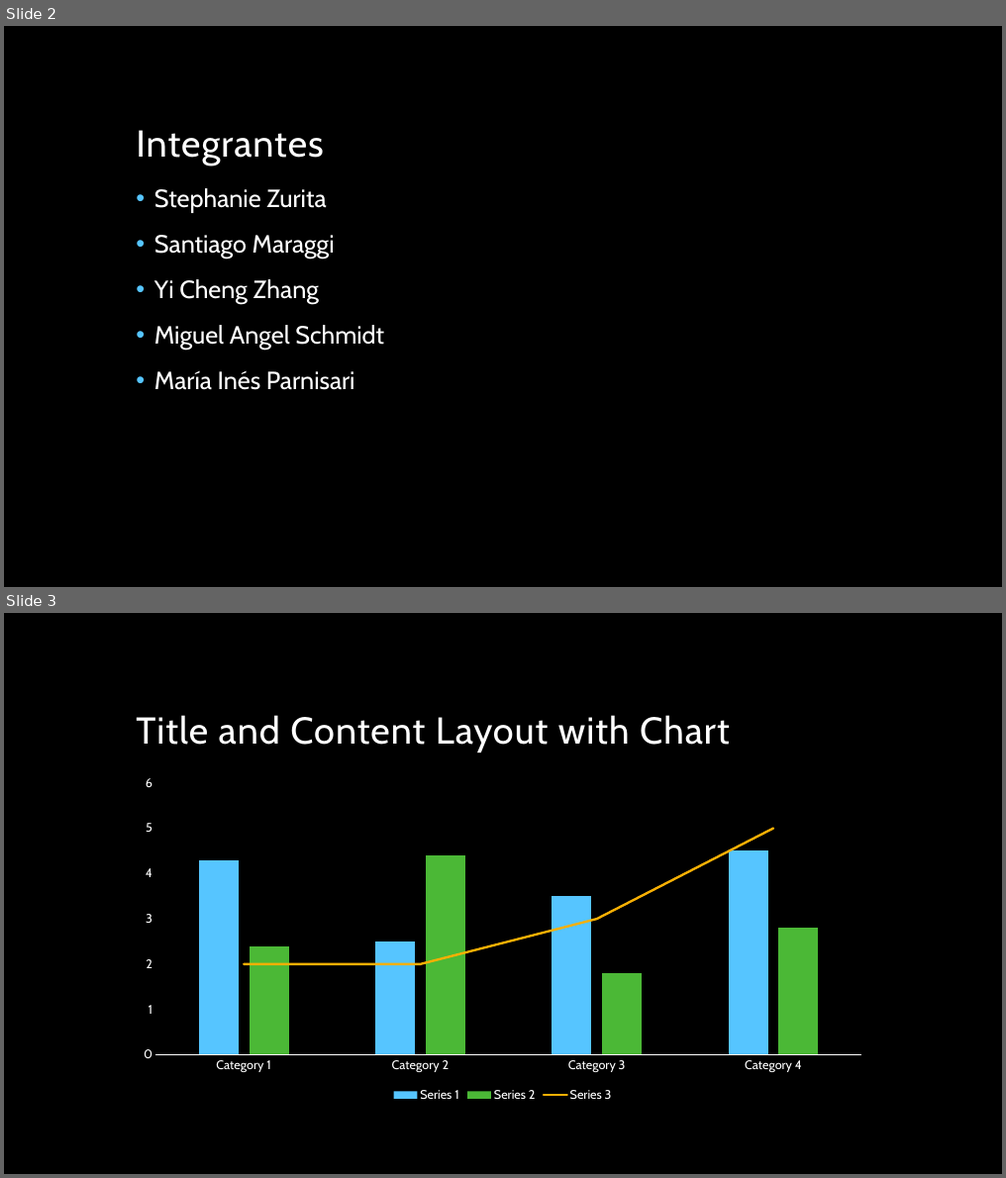
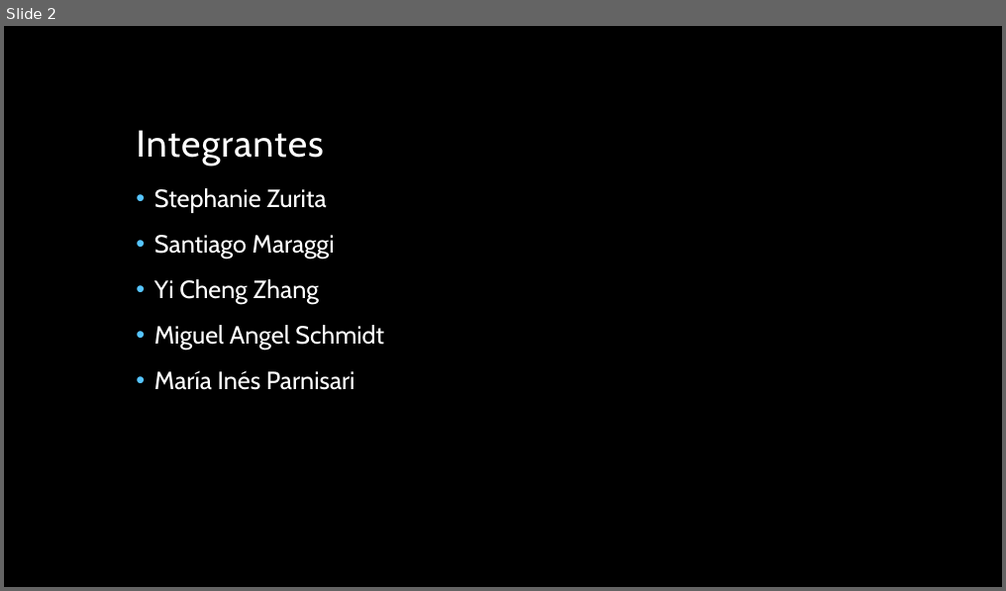
Before and after one commit to miparnisari/implantaciondesistemas, a slide deck: Presentacion/Fuga de Información en los Siglos XIX y.pptx. Shown one above the other, each under a label of ours: slides 2 and 3 before the commit, slide 2 after it. The pictures are 1006x1178 and 1006x591 pixels, drawn with LibreOffice and Linux fonts; fonts in the diff are those of the drawing; background and template pictures are left out. Boxes give left, top, right and bottom in pixels: in the first picture for what was removed or moved away, otherwise in the second. Text is boxed around its words. In the diff, an @@ line names an element or a change of style, - is before the commit and + after.

```diff
--- a/Presentacion/Fuga de Información en los Siglos XIX y.pptx
+++ b/Presentacion/Fuga de Información en los Siglos XIX y.pptx
@@ slide 3 removed at (4,613,1002,1174), background picture (left out) @@
@@ title removed at (136,715,730,753) @@
-Title and Content Layout with Chart
@@ column chart removed at (129,768,876,1106) @@
-categories: Category 1, Category 2, Category 3, Category 4
-Series 1: 4.3, 2.5, 3.5, 4.5
-Series 2: 2.4, 4.4, 1.8, 2.8
-Series 3: 2, 2, 3, 5
```
Also in this commit, not shown: 6 slides added, 8 other slides removed, 1 other file.
